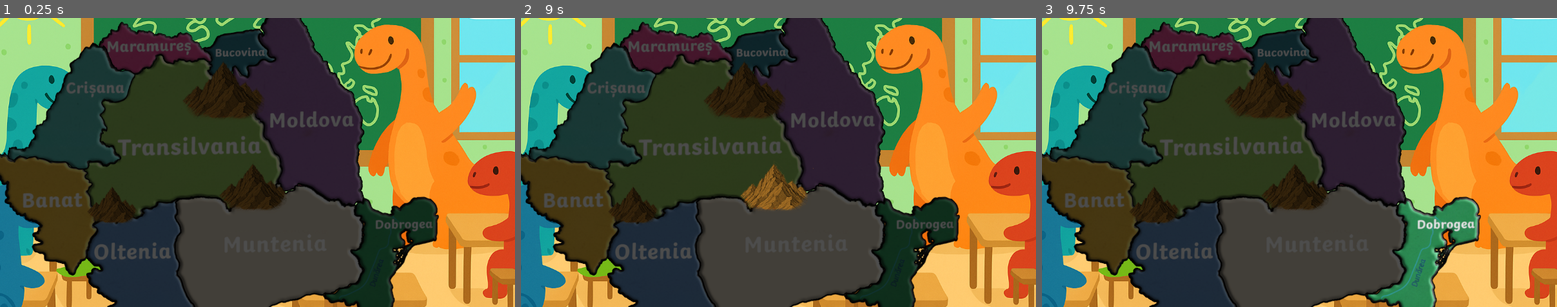
Above: before the commit, frames 1-3 (left to right).
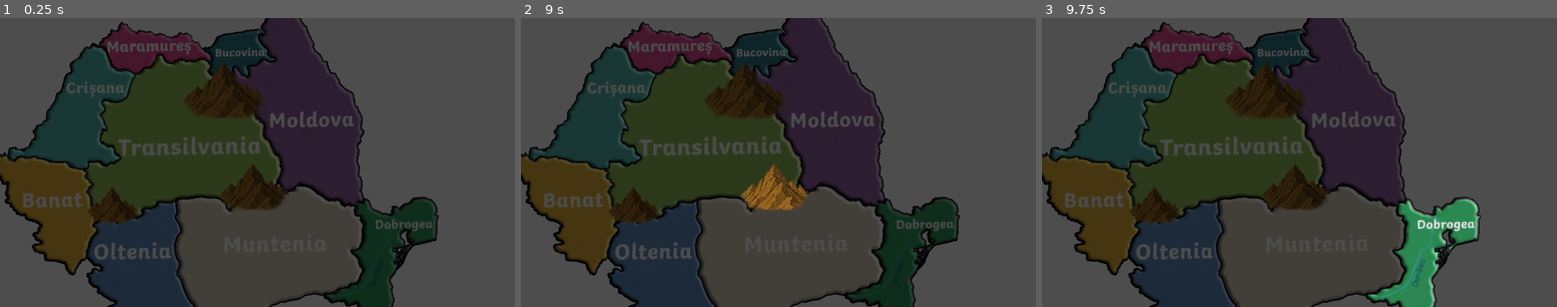
Above: after the commit, the same moments.

Repository: Nikolas5516/ioc-learning-app
Game: Godot game, scene res://scenes/levels/EasyLevel/LevelEasy.tscn
The game is run twice, just before and just after one commit, with the same random seed, the same clock (stepped at 60 frames per second) and the same inputs. This scene is started directly instead of the project's main scene.
Inputs (mouse positions are in pixels of both pictures, inside the frame that each line leads up to):
- Up to frame 1 (0.25 s): no input
- Up to frame 2 (9 s): tap Enter at 0.5, 2, 3.5 s; click (778, 162) at 0.67 s; tap Space at 1.25, 2.75, 4.25 s; click (778, 162) at 1.42 s; click (778, 162) at 2.17 s; click (778, 162) at 2.92 s; click (778, 162) at 3.67 s; click (778, 162) at 4.42 s; click (778, 162) at 5.17 s; click (778, 162) at 5.92 s; click (778, 162) at 6.67 s; click (778, 162) at 7.42 s; click (778, 162) at 8.17 s; move the mouse to (773, 165) at 8.77 s; click (773, 165) at 8.92 s
- Up to frame 3 (9.75 s): move the mouse to (1454, 205) at 9.52 s; click (1454, 205) at 9.67 s

The runs differ from the first frame. In frame 1, 40% of the frame differs, in the area x 0-100%, y 0-100%; in frame 2, 40%; in frame 3, 40%.

Commit message:
modificare assets

Diff:
--- a/scenes/levels/EasyLevel/LevelEasy.tscn
+++ b/scenes/levels/EasyLevel/LevelEasy.tscn
@@ -1,22 +1,18 @@
-[gd_scene load_steps=13 format=3 uid="uid://dyv8kinim5k01"]
+[gd_scene load_steps=12 format=3 uid="uid://dyv8kinim5k01"]
 
-[ext_resource type="Texture2D" uid="uid://cerugd04lp7ln" path="res://assets/sprites/lvl_usor.png" id="1_2j6gu"]
 [ext_resource type="PackedScene" uid="uid://h7xcghta0b3q" path="res://objects/RegiuneBase.tscn" id="1_xtd4k"]
-[ext_resource type="Texture2D" uid="uid://cpk3e0hknqacw" path="res://scenes/levels/EasyLevel/assets/bucovina.png" id="2_4urcp"]
-[ext_resource type="Texture2D" uid="uid://c035hp4u1jh7v" path="res://scenes/levels/EasyLevel/assets/moldova.png" id="4_cbooi"]
-[ext_resource type="Texture2D" uid="uid://cldacpapw18ta" path="res://scenes/levels/EasyLevel/assets/transilvania.png" id="5_sacmm"]
-[ext_resource type="Texture2D" uid="uid://bwfsgr0bmvnc6" path="res://scenes/levels/EasyLevel/assets/dobrogea.png" id="6_ctr4m"]
-[ext_resource type="Texture2D" uid="uid://ciai374bv5oxw" path="res://scenes/levels/EasyLevel/assets/maramu.png" id="7_snwl5"]
-[ext_resource type="Texture2D" uid="uid://bpv8qeuurcvuq" path="res://scenes/levels/EasyLevel/assets/crisana.png" id="8_4urcp"]
-[ext_resource type="Texture2D" uid="uid://bgdx5s28ub33p" path="res://scenes/levels/EasyLevel/assets/oltenia.png" id="9_cbooi"]
-[ext_resource type="Texture2D" uid="uid://bl5ji1a47usxe" path="res://scenes/levels/EasyLevel/assets/banat.png" id="10_sacmm"]
-[ext_resource type="Texture2D" uid="uid://nq22tb78872y" path="res://scenes/levels/EasyLevel/assets/Muntenia.png" id="11_snwl5"]
-[ext_resource type="Texture2D" uid="uid://beoge6bx8yb1m" path="res://scenes/levels/EasyLevel/assets/munte mare.png" id="12_bh6dk"]
+[ext_resource type="Texture2D" uid="uid://cpk3e0hknqacw" path="res://assets/sprites/bucovina.png" id="2_4urcp"]
+[ext_resource type="Texture2D" uid="uid://c035hp4u1jh7v" path="res://assets/sprites/moldova.png" id="4_cbooi"]
+[ext_resource type="Texture2D" uid="uid://cldacpapw18ta" path="res://assets/sprites/transilvania.png" id="5_sacmm"]
+[ext_resource type="Texture2D" uid="uid://bwfsgr0bmvnc6" path="res://assets/sprites/dobrogea.png" id="6_ctr4m"]
+[ext_resource type="Texture2D" uid="uid://ciai374bv5oxw" path="res://assets/sprites/maramu.png" id="7_snwl5"]
+[ext_resource type="Texture2D" uid="uid://bpv8qeuurcvuq" path="res://assets/sprites/crisana.png" id="8_4urcp"]
+[ext_resource type="Texture2D" uid="uid://bgdx5s28ub33p" path="res://assets/sprites/oltenia.png" id="9_cbooi"]
+[ext_resource type="Texture2D" uid="uid://bl5ji1a47usxe" path="res://assets/sprites/banat.png" id="10_sacmm"]
+[ext_resource type="Texture2D" uid="uid://nq22tb78872y" path="res://assets/sprites/Muntenia.png" id="11_snwl5"]
+[ext_resource type="Texture2D" uid="uid://beoge6bx8yb1m" path="res://assets/sprites/munte mare.png" id="12_bh6dk"]
 
 [node name="LevelEasy" type="Node2D"]
-
-[node name="BckHartaEasy" type="Sprite2D" parent="."]
-texture = ExtResource("1_2j6gu")
 
 [node name="Bucovina" parent="." instance=ExtResource("1_xtd4k")]
 z_index = 1
Renamed: scenes/levels/EasyLevel/assets/Muntenia.png -> assets/sprites/Muntenia.png
Not shown, changed: assets/sprites/Muntenia.png.import
Renamed: scenes/levels/EasyLevel/assets/banat.png -> assets/sprites/banat.png
Not shown, changed: assets/sprites/banat.png.import
Renamed: scenes/levels/EasyLevel/assets/bucovina.png -> assets/sprites/bucovina.png
Not shown, changed: assets/sprites/bucovina.png.import
Renamed: scenes/levels/EasyLevel/assets/crisana.png -> assets/sprites/crisana.png
Not shown, changed: assets/sprites/crisana.png.import
Renamed: scenes/levels/EasyLevel/assets/dobrogea.png -> assets/sprites/dobrogea.png
Not shown, changed: assets/sprites/dobrogea.png.import
Renamed: scenes/levels/EasyLevel/assets/maramu.png -> assets/sprites/maramu.png
Not shown, changed: assets/sprites/maramu.png.import
(and 8 more such lines)
